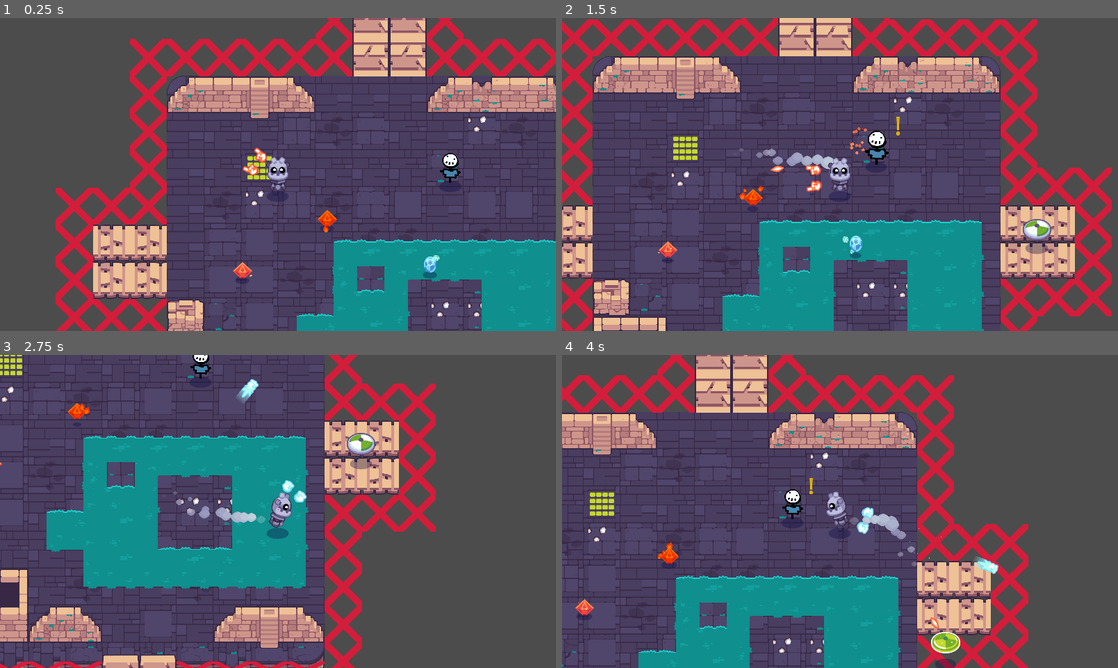
Above: before the commit, frames 1-4 (two rows, left to right).
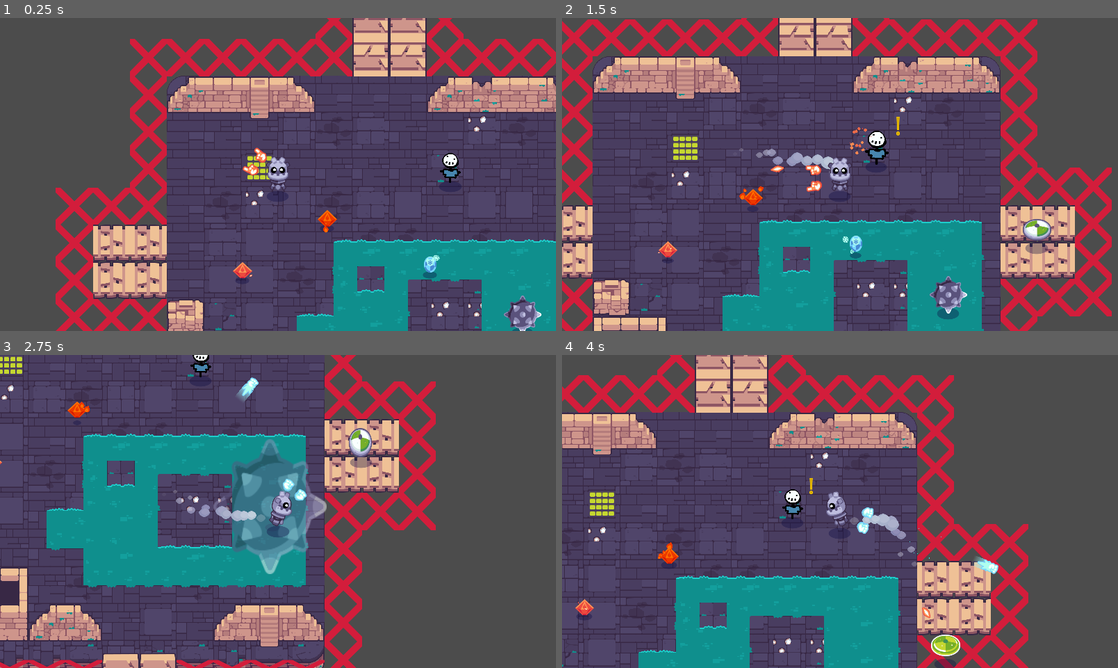
Above: after the commit, the same moments.

Repository: FossRyanH/Godot-Enter-Gungeon-Clone
Game: Godot game, scene res://rooms/TestRoom.tscn
Same seed, same stepped clock (60 frames per second), same inputs: the game is played once before the commit and once after it. The project has no main scene, so this scene is started directly. Sound files missing from this copy of the repository are replaced by a short silence.
Inputs (mouse positions are in pixels of both pictures, inside the frame that each line leads up to):
- Up to frame 1 (0.25 s): no input
- Up to frame 2 (1.5 s): move the mouse to (962, 158) at 0.52 s; press the mouse at (962, 158) at 0.53 s; hold D (move_right) 0.53-1.28 s; move the mouse to (728, 190) at 1.27 s; release the mouse at (728, 190) at 1.28 s; hold S (move_down) from 1.28 s (still down); click (728, 190) at 1.35 s
- Up to frame 3 (2.75 s): move the mouse to (333, 442) at 2.02 s; release S (move_down) at 2.03 s; press the mouse at (333, 442) at 2.03 s; hold D (move_right) from 2.03 s (still down)
- Up to frame 4 (4 s): move the mouse to (812, 574) at 2.77 s; release D (move_right) at 2.78 s; release the mouse at (812, 574) at 2.78 s; hold W (move_up) 2.78-3.53 s; click (812, 574) at 2.85 s; move the mouse to (1006, 558) at 3.52 s; press the mouse at (1006, 558) at 3.53 s; hold A (move_left) from 3.53 s (still down)

The runs differ from the first frame. In frame 1, 0.5% of the frame differs, in the area x 90-98%, y 88-100%; in frame 2, 0.5%; in frame 3, 16%, in the area x 0-79%, y 0-100%; in frame 4, 0.3%.

Commit message:
completed bomb mob! including damaging and other bodies in the explosion range!

Diff:
--- a/godot-final-game-start-project/bullets/fire_ball/Fireball.tscn
+++ b/godot-final-game-start-project/bullets/fire_ball/Fireball.tscn
@@ -187,7 +187,7 @@
 color_ramp = SubResource( 10 )
 
 [node name="Fireball" type="Area2D"]
-collision_layer = 0
+collision_layer = 2
 collision_mask = 18
 script = ExtResource( 4 )
 
--- a/godot-final-game-start-project/mobs/Cannon.tscn
+++ b/godot-final-game-start-project/mobs/Cannon.tscn
@@ -9,4 +9,4 @@
 bullet_speed = 750.0
 
 [node name="Position2D" type="Position2D" parent="."]
-position = Vector2( 37, 0 )
+position = Vector2( 82, 0 )
--- a/godot-final-game-start-project/mobs/Mob.gd
+++ b/godot-final-game-start-project/mobs/Mob.gd
@@ -12,7 +12,7 @@
 export var points := 10
 # How far from the player this mob will orbit. The export hint in parentheses limits
 # The minimum and maximum orbit distance you can choose.
-export (float, 100.0, 400.0, 1.0) var orbit_distance := 200
+export (float, 100.0, 400.0, 1.0) var orbit_distance := 200.0
 # Movement speed in pixels per second.
 export var speed := 250.0
 
--- a/godot-final-game-start-project/mobs/bomb/Bomb.gd
+++ b/godot-final-game-start-project/mobs/bomb/Bomb.gd
@@ -1,3 +1,30 @@
 extends Mob
 
 export var shockwave_damage := 2
+
+onready var shockwave := $ShockArea
+
+
+func _ready() -> void:
+	_animation_player.connect("animation_finished", self, "on_AnimationPlayer_animation_finished")
+	shockwave.connect("body_entered", self, "on_ShockWave_emitted")
+
+
+func _on_AttackArea_body_entered(body: Robot) -> void:
+	_sprite_alert.visible = true
+	_animation_player.play("will_explode")
+
+
+func on_AnimationPlayer_animation_finished(anim_name: String) -> void:
+	if anim_name == "will_explode":
+		_disable()
+		_die_sound.play()
+		_animation_player.play("explode")
+	elif anim_name == "explode":
+		queue_free()
+
+func on_ShockWave_emitted(body: Node) -> void:
+	if body == self:
+		return
+	if body.has_method("take_damage"):
+		body.take_damage(damage)
--- a/godot-final-game-start-project/mobs/bomb/Bomb.tscn
+++ b/godot-final-game-start-project/mobs/bomb/Bomb.tscn
@@ -127,6 +127,18 @@
 "transitions": PoolRealArray( 1, 1 ),
 "update": 0,
 "values": [ Color( 1, 1, 1, 0.356863 ), Color( 1, 1, 1, 0 ) ]
+}
+tracks/9/type = "value"
+tracks/9/path = NodePath("ShockArea/CollisionShape2D:shape:radius")
+tracks/9/interp = 1
+tracks/9/loop_wrap = true
+tracks/9/imported = false
+tracks/9/enabled = true
+tracks/9/keys = {
+"times": PoolRealArray( 0, 0.15, 0.35, 0.4 ),
+"transitions": PoolRealArray( 1, 1, 1, 1 ),
+"update": 0,
+"values": [ 450.0, 500.0, 575.0, 0.01 ]
 }
 
 [sub_resource type="Animation" id=13]
@@ -159,7 +171,7 @@
 }
 
 [sub_resource type="CircleShape2D" id=10]
-radius = 448.403
+radius = 0.01
 
 [sub_resource type="Gradient" id=11]
 offsets = PoolRealArray( 0, 0.133333, 0.283333, 0.74, 1 )
@@ -214,6 +226,7 @@
 stream = ExtResource( 4 )
 
 [node name="AnimationPlayer" parent="." index="9"]
+autoplay = ""
 anims/explode = SubResource( 3 )
 anims/will_explode = SubResource( 13 )
 
@@ -236,6 +249,5 @@
 texture = ExtResource( 6 )
 
 [node name="Sprite" type="Sprite" parent="ShockArea" index="2"]
-modulate = Color( 1, 1, 1, 0 )
-scale = Vector2( 0.986667, 0.986667 )
+scale = Vector2( 1e-05, 1e-05 )
 texture = ExtResource( 8 )
--- /dev/null
+++ b/godot-final-game-start-project/mobs/shield/Fireball.tscn
@@ -0,0 +1,7 @@
+[gd_scene load_steps=2 format=2]
+
+[ext_resource path="res://bullets/fire_ball/Fireball.tscn" type="PackedScene" id=1]
+
+[node name="Fireball" instance=ExtResource( 1 )]
+collision_layer = 16
+collision_mask = 17
--- a/godot-final-game-start-project/mobs/shield/ShieldMob.tscn
+++ b/godot-final-game-start-project/mobs/shield/ShieldMob.tscn
@@ -35,6 +35,8 @@
 wait_time = 1.0
 
 [node name="Cannon" parent="." index="10" instance=ExtResource( 3 )]
+position = Vector2( -1, 0 )
+max_range = 1250.0
 
 [node name="RayCast2D" type="RayCast2D" parent="." index="11"]
 enabled = true
--- a/godot-final-game-start-project/rooms/TestRoom.tscn
+++ b/godot-final-game-start-project/rooms/TestRoom.tscn
@@ -9,6 +9,7 @@
 [ext_resource path="res://spells/fire_basic/SpellBasicFire.tscn" type="PackedScene" id=7]
 [ext_resource path="res://pickups/fire_spells/RapidFireSpellPickup.tscn" type="PackedScene" id=8]
 [ext_resource path="res://mobs/shield/ShieldMob.tscn" type="PackedScene" id=9]
+[ext_resource path="res://mobs/bomb/Bomb.tscn" type="PackedScene" id=10]
 
 [node name="TestRoom" type="YSort"]
 
@@ -101,3 +102,7 @@
 
 [node name="ShieldMob" parent="." instance=ExtResource( 9 )]
 position = Vector2( 1534, 598 )
+health = 2
+
+[node name="Bomb" parent="." instance=ExtResource( 10 )]
+position = Vector2( 1228, 823 )
Not shown: 1 places in godot-final-game-start-project/rooms/TestRoom.tscn that only renumber resources
